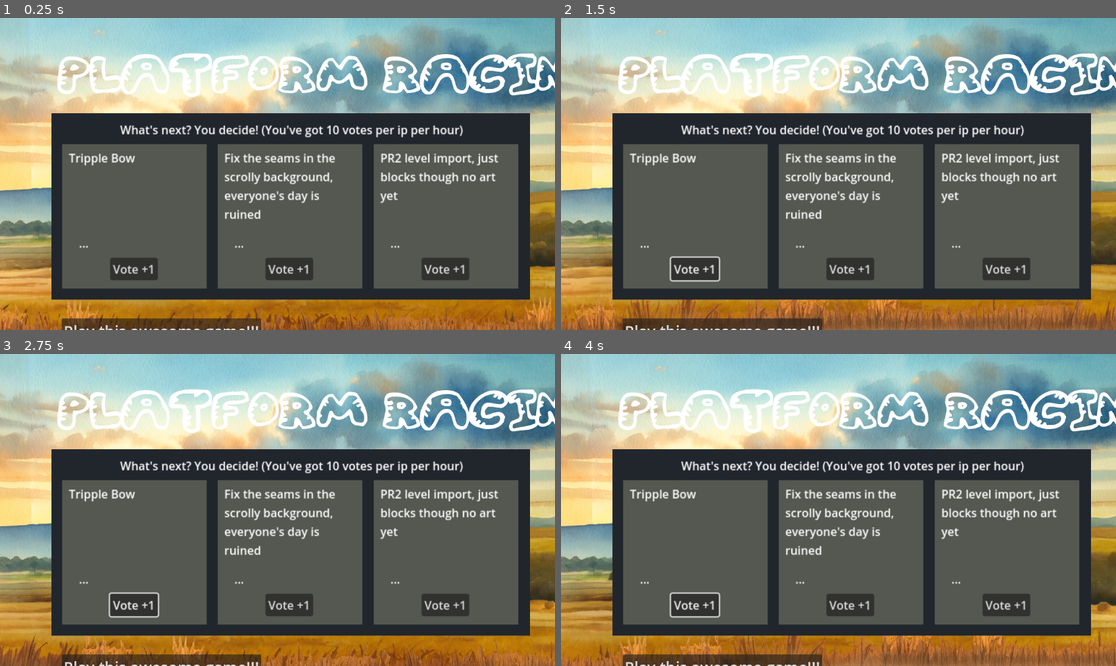
Above: before the commit, frames 1-4 (two rows, left to right).
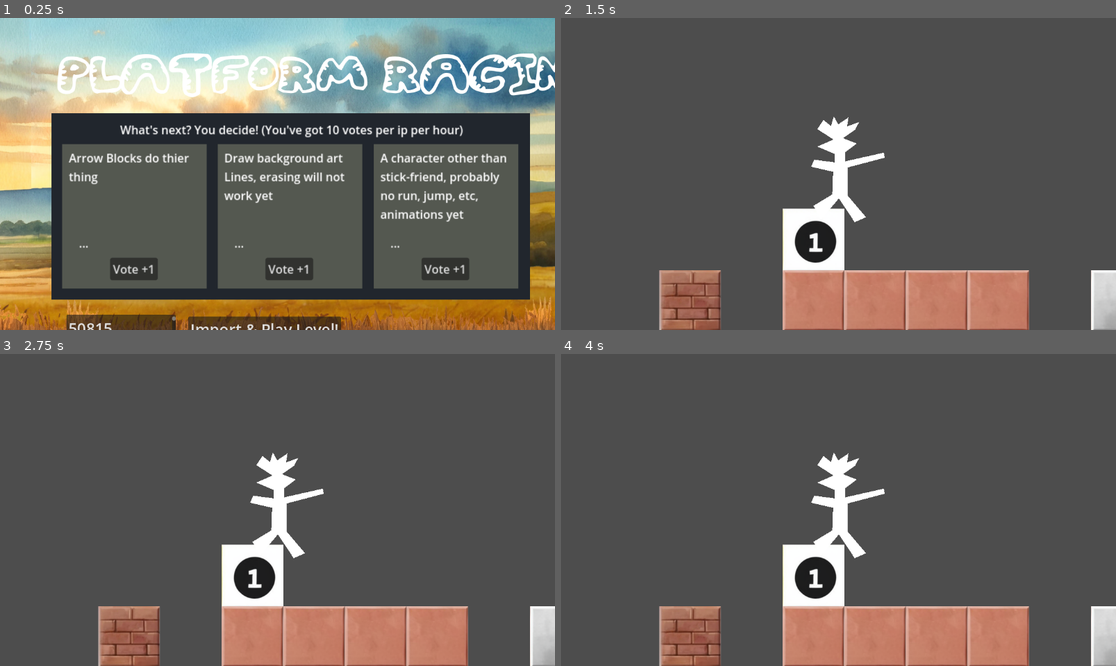
Above: after the commit, the same moments.

Repository: jacob-grahn/platform-racing-4
Game: Godot game, scene res://main/Main.tscn
The game is run twice, just before and just after one commit, with the same random seed, the same clock (stepped at 60 frames per second) and the same inputs.
Inputs (mouse positions are in pixels of both pictures, inside the frame that each line leads up to):
- Up to frame 1 (0.25 s): no input
- Up to frame 2 (1.5 s): click "Vote +1" at 0.5 s; click (827, 329) at 1.25 s, where only the run after the commit has a clickable "Import & Play Level!"
- Up to frame 3 (2.75 s): hold Right (ui_right) from 2.03 s (still down); tap Up (ui_up) at 2.27 s
- Up to frame 4 (4 s): tap Up (ui_up) at 3.02 s; release Right (ui_right) at 3.53 s; hold Left (ui_left) from 3.53 s (still down)

The runs differ from the first frame. In frame 1, 4.2% of the frame differs, in the area x 11-92%, y 43-100%; in frame 2, 72%; in frame 3, 72%, in the area x 0-100%, y 0-100%; in frame 4, 72%.
Error before the commit: Invalid call. Nonexistent function 'get' in base 'Nil'. (res://pages/title/voter/Voter.gd:40)

Commit message:
load pr2 levels in the client

Diff:
--- a/client/main/Main.gd
+++ b/client/main/Main.gd
@@ -1,12 +1,12 @@
 extends Node2D
 
-const Title = preload("res://pages/title/Title.tscn")
-const Game = preload("res://pages/game/Game.tscn")
+const TitlePage = preload("res://pages/title/Title.tscn")
+const GamePage = preload("res://pages/game/Game.tscn")
 var current_scene: Node2D
 
 
 func _ready():
-	set_scene("Title")
+	set_scene("TitlePage")
 
 
 func set_scene(scene_name: String):
--- a/client/main/Main.tscn
+++ b/client/main/Main.tscn
@@ -1,9 +1,6 @@
-[gd_scene load_steps=3 format=3 uid="uid://dg03wcevvcaqu"]
+[gd_scene load_steps=2 format=3 uid="uid://dg03wcevvcaqu"]
 
 [ext_resource type="Script" path="res://main/Main.gd" id="1_qakdu"]
-[ext_resource type="PackedScene" uid="uid://ds0tdvidrivuk" path="res://singletons/jukebox/Jukebox.tscn" id="2_42l57"]
 
 [node name="Main" type="Node2D"]
 script = ExtResource("1_qakdu")
-
-[node name="Jukebox" parent="." instance=ExtResource("2_42l57")]
--- a/client/pages/game/CharacterBody2D.gd
+++ b/client/pages/game/CharacterBody2D.gd
@@ -1,14 +1,17 @@
 extends CharacterBody2D
 
 
-const SPEED = 500.0
+const SPEED = 600.0
 const JUMP_VELOCITY = -800.0
 
 # Get the gravity from the project settings to be synced with RigidBody nodes.
 var gravity = ProjectSettings.get_setting("physics/2d/default_gravity")
-
+var active = false
 
 func _physics_process(delta):
+	if !active:
+		return
+
 	# Add the gravity.
 	if not is_on_floor():
 		velocity.y += gravity * delta
@@ -16,6 +19,10 @@
 	# Handle jump.
 	if Input.is_action_just_pressed("ui_up") and is_on_floor():
 		velocity.y = JUMP_VELOCITY
+
+	# Lame super jump
+	if Input.is_action_just_pressed("ui_down") and is_on_floor():
+		velocity.y = JUMP_VELOCITY * 3
 
 	# Get the input direction and handle the movement/deceleration.
 	# As good practice, you should replace UI actions with custom gameplay actions.
--- a/client/pages/game/Game.gd
+++ b/client/pages/game/Game.gd
@@ -1,5 +1,42 @@
 extends Node2D
+class_name Game
+
+static var pr2_level_id
 
 
 func _ready():
-	pass # Replace with function body.
+	$HTTPRequest.request_completed.connect(self._http_request_completed)
+	if pr2_level_id:
+		var error = $HTTPRequest.request(Helpers.get_base_url() + "/api/pr2/level/" + pr2_level_id)
+		if error != OK:
+			push_error("An error occurred in the HTTP request.")
+
+func _http_request_completed(result, response_code, headers, body):
+	var json = JSON.new()
+	json.parse(body.get_string_from_utf8())
+	var response = json.get_data()
+	if !response:
+		return
+	if response.get("error", ''):
+		return
+
+	var tile_layer = response.layers[0]
+	var chunks = tile_layer.chunks
+	for chunk in chunks:
+		for i:int in chunk.data.size():
+			var tile_type:int = chunk.data[i] - 1
+			if tile_type == -1:
+				continue
+			var layer = 0
+			var coords = Vector2i(chunk.x + (i % int(chunk.width)), chunk.y + (i / int(chunk.width)))
+			var source_id = 0
+			var atlas_coords = Vector2i(tile_type % 10, tile_type / 10)
+			var alternative_tile = 0
+			# print(tile_type, ' ', coords, ' ', atlas_coords)
+			$TileMap.set_cell(layer, coords, source_id, atlas_coords, alternative_tile)
+			if tile_type == 11:
+				print('found start pos ', coords)
+				$CharacterBody2D.position = Vector2(coords.x * 128, coords.y * 128)
+
+
+	$CharacterBody2D.active = true
--- a/client/pages/game/Game.tscn
+++ b/client/pages/game/Game.tscn
@@ -1,135 +1,8 @@
-[gd_scene load_steps=7 format=3 uid="uid://ro82b48ln0gj"]
+[gd_scene load_steps=5 format=3 uid="uid://ro82b48ln0gj"]
 
 [ext_resource type="Script" path="res://pages/game/Game.gd" id="1_cq41v"]
-[ext_resource type="Texture2D" uid="uid://biychvjet5htu" path="res://pages/game/tileatlas.png" id="2_7toff"]
+[ext_resource type="TileSet" uid="uid://88sly8e3w83r" path="res://pages/game/pr2-tilemap.tres" id="2_bvyfc"]
 [ext_resource type="Script" path="res://pages/game/CharacterBody2D.gd" id="3_teocc"]
-
-[sub_resource type="TileSetAtlasSource" id="TileSetAtlasSource_3tn7e"]
-resource_name = "classic"
-texture = ExtResource("2_7toff")
-texture_region_size = Vector2i(128, 128)
-1:0/0 = 0
-1:0/0/physics_layer_0/linear_velocity = Vector2(0, 0)
-1:0/0/physics_layer_0/angular_velocity = 0.0
-1:0/0/physics_layer_0/polygon_0/points = PackedVector2Array(-64, -64, 64, -64, 64, 64, -64, 64)
-2:0/0 = 0
-2:0/0/physics_layer_0/linear_velocity = Vector2(0, 0)
-2:0/0/physics_layer_0/angular_velocity = 0.0
-2:0/0/physics_layer_0/polygon_0/points = PackedVector2Array(-64, -64, 64, -64, 64, 64, -64, 64)
-3:0/0 = 0
-3:0/0/physics_layer_0/linear_velocity = Vector2(0, 0)
-3:0/0/physics_layer_0/angular_velocity = 0.0
-3:0/0/physics_layer_0/polygon_0/points = PackedVector2Array(-64, -64, 64, -64, 64, 64, -64, 64)
-0:0/0 = 0
-0:0/0/physics_layer_0/linear_velocity = Vector2(0, 0)
-0:0/0/physics_layer_0/angular_velocity = 0.0
-0:0/0/physics_layer_0/polygon_0/points = PackedVector2Array(-64, -64, 64, -64, 64, 64, -64, 64)
-4:0/0 = 0
-4:0/0/physics_layer_0/linear_velocity = Vector2(0, 0)
-4:0/0/physics_layer_0/angular_velocity = 0.0
-4:0/0/physics_layer_0/polygon_0/points = PackedVector2Array(-64, -64, 64, -64, 64, 64, -64, 64)
-0:1/0 = 0
-0:1/0/physics_layer_0/linear_velocity = Vector2(0, 0)
-0:1/0/physics_layer_0/angular_velocity = 0.0
-0:1/0/physics_layer_0/polygon_0/points = PackedVector2Array(-62, -62, 62, -62, 62, 62, -62, 62)
-1:1/0 = 0
-1:1/0/physics_layer_0/linear_velocity = Vector2(0, 0)
-1:1/0/physics_layer_0/angular_velocity = 0.0
-2:1/0 = 0
-2:1/0/physics_layer_0/linear_velocity = Vector2(0, 0)
-2:1/0/physics_layer_0/angular_velocity = 0.0
-3:1/0 = 0
-3:1/0/physics_layer_0/linear_velocity = Vector2(0, 0)
-3:1/0/physics_layer_0/angular_velocity = 0.0
-4:1/0 = 0
-4:1/0/physics_layer_0/linear_velocity = Vector2(0, 0)
-4:1/0/physics_layer_0/angular_velocity = 0.0
-0:2/0 = 0
-0:2/0/physics_layer_0/linear_velocity = Vector2(0, 0)
-0:2/0/physics_layer_0/angular_velocity = 0.0
-1:2/0 = 0
-1:2/0/physics_layer_0/linear_velocity = Vector2(0, 0)
-1:2/0/physics_layer_0/angular_velocity = 0.0
-1:2/0/physics_layer_0/polygon_0/points = PackedVector2Array(-64, -64, 64, -64, 64, 64, -64, 64)
-2:2/0 = 0
-2:2/0/physics_layer_0/linear_velocity = Vector2(0, 0)
-2:2/0/physics_layer_0/angular_velocity = 0.0
-2:2/0/physics_layer_0/polygon_0/points = PackedVector2Array(-64, -64, 64, -64, 64, 64, -64, 64)
-0:3/0 = 0
-0:3/0/physics_layer_0/linear_velocity = Vector2(0, 0)
-0:3/0/physics_layer_0/angular_velocity = 0.0
-3:2/0 = 0
-3:2/0/physics_layer_0/linear_velocity = Vector2(0, 0)
-3:2/0/physics_layer_0/angular_velocity = 0.0
-3:2/0/physics_layer_0/polygon_0/points = PackedVector2Array(-64, -64, 64, -64, 64, 64, -64, 64)
-4:2/0 = 0
-4:2/0/physics_layer_0/linear_velocity = Vector2(0, 0)
-4:2/0/physics_layer_0/angular_velocity = 0.0
-5:2/0 = 0
-5:2/0/physics_layer_0/linear_velocity = Vector2(0, 0)
-5:2/0/physics_layer_0/angular_velocity = 0.0
-5:2/0/physics_layer_0/polygon_0/points = PackedVector2Array(-64, -64, 64, -64, 64, 64, -64, 64)
-6:2/0 = 0
-6:2/0/physics_layer_0/linear_velocity = Vector2(0, 0)
-6:2/0/physics_layer_0/angular_velocity = 0.0
-6:2/0/physics_layer_0/polygon_0/points = PackedVector2Array(-64, -64, 64, -64, 64, 64, -64, 64)
-7:2/0 = 0
-7:2/0/physics_layer_0/linear_velocity = Vector2(0, 0)
-7:2/0/physics_layer_0/angular_velocity = 0.0
-7:2/0/physics_layer_0/polygon_0/points = PackedVector2Array(-64, -64, 64, -64, 64, 64, -64, 64)
-8:2/0 = 0
-8:2/0/physics_layer_0/linear_velocity = Vector2(0, 0)
-8:2/0/physics_layer_0/angular_velocity = 0.0
-8:2/0/physics_layer_0/polygon_0/points = PackedVector2Array(-64, -64, 64, -64, 64, 64, -64, 64)
-9:2/0 = 0
-9:2/0/physics_layer_0/linear_velocity = Vector2(0, 0)
-9:2/0/physics_layer_0/angular_velocity = 0.0
-9:2/0/physics_layer_0/polygon_0/points = PackedVector2Array(-64, -64, 64, -64, 64, 64, -64, 64)
-9:1/0 = 0
-9:1/0/physics_layer_0/linear_velocity = Vector2(0, 0)
-9:1/0/physics_layer_0/angular_velocity = 0.0
-9:1/0/physics_layer_0/polygon_0/points = PackedVector2Array(-64, -64, 64, -64, 64, 64, -64, 64)
-8:1/0 = 0
-8:1/0/physics_layer_0/linear_velocity = Vector2(0, 0)
-8:1/0/physics_layer_0/angular_velocity = 0.0
-8:1/0/physics_layer_0/polygon_0/points = PackedVector2Array(-64, -64, 64, -64, 64, 64, -64, 64)
-7:1/0 = 0
-7:1/0/physics_layer_0/linear_velocity = Vector2(0, 0)
-7:1/0/physics_layer_0/angular_velocity = 0.0
-7:1/0/physics_layer_0/polygon_0/points = PackedVector2Array(-64, -64, 64, -64, 64, 64, -64, 64)
-6:1/0 = 0
-6:1/0/physics_layer_0/linear_velocity = Vector2(0, 0)
-6:1/0/physics_layer_0/angular_velocity = 0.0
-6:1/0/physics_layer_0/polygon_0/points = PackedVector2Array(-64, -64, 64, -64, 64, 64, -64, 64)
-5:1/0 = 0
-5:1/0/physics_layer_0/linear_velocity = Vector2(0, 0)
-5:1/0/physics_layer_0/angular_velocity = 0.0
-5:1/0/physics_layer_0/polygon_0/points = PackedVector2Array(-64, -64, 64, -64, 64, 64, -64, 64)
-5:0/0 = 0
-5:0/0/physics_layer_0/linear_velocity = Vector2(0, 0)
-5:0/0/physics_layer_0/angular_velocity = 0.0
-5:0/0/physics_layer_0/polygon_0/points = PackedVector2Array(-64, -64, 64, -64, 64, 64, -64, 64)
-6:0/0 = 0
-6:0/0/physics_layer_0/linear_velocity = Vector2(0, 0)
-6:0/0/physics_layer_0/angular_velocity = 0.0
-6:0/0/physics_layer_0/polygon_0/points = PackedVector2Array(-64, -64, 64, -64, 64, 64, -64, 64)
-7:0/0 = 0
-7:0/0/physics_layer_0/linear_velocity = Vector2(0, 0)
-7:0/0/physics_layer_0/angular_velocity = 0.0
-7:0/0/physics_layer_0/polygon_0/points = PackedVector2Array(-64, -64, 64, -64, 64, 64, -64, 64)
-8:0/0 = 0
-8:0/0/physics_layer_0/linear_velocity = Vector2(0, 0)
-8:0/0/physics_layer_0/angular_velocity = 0.0
-8:0/0/physics_layer_0/polygon_0/points = PackedVector2Array(-64, -64, 64, -64, 64, 64, -64, 64)
-9:0/0 = 0
-9:0/0/physics_layer_0/linear_velocity = Vector2(0, 0)
-9:0/0/physics_layer_0/angular_velocity = 0.0
-9:0/0/physics_layer_0/polygon_0/points = PackedVector2Array(-64, -64, 64, -64, 64, 64, -64, 64)
-
-[sub_resource type="TileSet" id="TileSet_1xhy4"]
-tile_size = Vector2i(128, 128)
-physics_layer_0/collision_layer = 1
-sources/0 = SubResource("TileSetAtlasSource_3tn7e")
 
 [sub_resource type="CapsuleShape2D" id="CapsuleShape2D_jqqyi"]
 radius = 6.125
@@ -139,7 +12,7 @@
 script = ExtResource("1_cq41v")
 
 [node name="TileMap" type="TileMap" parent="."]
-tile_set = SubResource("TileSet_1xhy4")
+tile_set = ExtResource("2_bvyfc")
 format = 2
 layer_0/tile_data = PackedInt32Array(3, 0, 0, 4, 0, 0, 5, 0, 0, 6, 0, 0, 8, 65536, 0, 9, 65536, 0, 10, 65536, 0, 11, 65 …(8266 unchanged characters)…
 
@@ -157,3 +30,5 @@
 position = Vector2(3.00001, 15)
 scale = Vector2(0.711628, 0.698413)
 polygon = PackedVector2Array(9, -128, 49, -112, 15, -86, 15, -59, 128, -85, 131, -70, 23, -41, 22, 42, 76, 107, 43, 122 …(203 unchanged characters)…
+
+[node name="HTTPRequest" type="HTTPRequest" parent="."]
--- /dev/null
+++ b/client/pages/game/pr2-tilemap.tres
@@ -0,0 +1,156 @@
+[gd_resource type="TileSet" load_steps=3 format=3 uid="uid://88sly8e3w83r"]
+
+[ext_resource type="Texture2D" uid="uid://biychvjet5htu" path="res://pages/game/tileatlas.png" id="1_fm35n"]
+
+[sub_resource type="TileSetAtlasSource" id="TileSetAtlasSource_pgym4"]
+texture = ExtResource("1_fm35n")
+texture_region_size = Vector2i(128, 128)
+0:0/0 = 0
+0:0/0/physics_layer_0/linear_velocity = Vector2(0, 0)
+0:0/0/physics_layer_0/angular_velocity = 0.0
+0:0/0/physics_layer_0/polygon_0/points = PackedVector2Array(-64, -64, 64, -64, 64, 64, -64, 64)
+1:0/0 = 0
+1:0/0/physics_layer_0/linear_velocity = Vector2(0, 0)
+1:0/0/physics_layer_0/angular_velocity = 0.0
+1:0/0/physics_layer_0/polygon_0/points = PackedVector2Array(-64, -64, 64, -64, 64, 64, -64, 64)
+2:0/0 = 0
+2:0/0/physics_layer_0/linear_velocity = Vector2(0, 0)
+2:0/0/physics_layer_0/angular_velocity = 0.0
+2:0/0/physics_layer_0/polygon_0/points = PackedVector2Array(-64, -64, 64, -64, 64, 64, -64, 64)
+3:0/0 = 0
+3:0/0/physics_layer_0/linear_velocity = Vector2(0, 0)
+3:0/0/physics_layer_0/angular_velocity = 0.0
+3:0/0/physics_layer_0/polygon_0/points = PackedVector2Array(-64, -64, 64, -64, 64, 64, -64, 64)
+4:0/0 = 0
+4:0/0/physics_layer_0/linear_velocity = Vector2(0, 0)
+4:0/0/physics_layer_0/angular_velocity = 0.0
+4:0/0/physics_layer_0/polygon_0/points = PackedVector2Array(-64, -64, 64, -64, 64, 64, -64, 64)
+5:0/0 = 0
+5:0/0/physics_layer_0/linear_velocity = Vector2(0, 0)
+5:0/0/physics_layer_0/angular_velocity = 0.0
+5:0/0/physics_layer_0/polygon_0/points = PackedVector2Array(-64, -64, 64, -64, 64, 64, -64, 64)
+6:0/0 = 0
+6:0/0/physics_layer_0/linear_velocity = Vector2(0, 0)
+6:0/0/physics_layer_0/angular_velocity = 0.0
+6:0/0/physics_layer_0/polygon_0/points = PackedVector2Array(-64, -64, 64, -64, 64, 64, -64, 64)
+7:0/0 = 0
+7:0/0/physics_layer_0/linear_velocity = Vector2(0, 0)
+7:0/0/physics_layer_0/angular_velocity = 0.0
+7:0/0/physics_layer_0/polygon_0/points = PackedVector2Array(-64, -64, 64, -64, 64, 64, -64, 64)
+8:0/0 = 0
+8:0/0/physics_layer_0/linear_velocity = Vector2(0, 0)
+8:0/0/physics_layer_0/angular_velocity = 0.0
+8:0/0/physics_layer_0/polygon_0/points = PackedVector2Array(-64, -64, 64, -64, 64, 64, -64, 64)
+9:0/0 = 0
+9:0/0/physics_layer_0/linear_velocity = Vector2(0, 0)
+9:0/0/physics_layer_0/angular_velocity = 0.0
+9:0/0/physics_layer_0/polygon_0/points = PackedVector2Array(-64, -64, 64, -64, 64, 64, -64, 64)
+0:1/0 = 0
+0:1/0/physics_layer_0/linear_velocity = Vector2(0, 0)
+0:1/0/physics_layer_0/angular_velocity = 0.0
+0:1/0/physics_layer_0/polygon_0/points = PackedVector2Array(-64, -64, 64, -64, 64, 64, -64, 64)
+1:1/0 = 0
+1:1/0/physics_layer_0/linear_velocity = Vector2(0, 0)
+1:1/0/physics_layer_0/angular_velocity = 0.0
+2:1/0 = 0
+2:1/0/physics_layer_0/linear_velocity = Vector2(0, 0)
+2:1/0/physics_layer_0/angular_velocity = 0.0
+3:1/0 = 0
+3:1/0/physics_layer_0/linear_velocity = Vector2(0, 0)
+3:1/0/physics_layer_0/angular_velocity = 0.0
+4:1/0 = 0
+4:1/0/physics_layer_0/linear_velocity = Vector2(0, 0)
+4:1/0/physics_layer_0/angular_velocity = 0.0
+5:1/0 = 0
+5:1/0/physics_layer_0/linear_velocity = Vector2(0, 0)
+5:1/0/physics_layer_0/angular_velocity = 0.0
+5:1/0/physics_layer_0/polygon_0/points = PackedVector2Array(-64, -64, 64, -64, 64, 64, -64, 64)
+6:1/0 = 0
+6:1/0/physics_layer_0/linear_velocity = Vector2(0, 0)
+6:1/0/physics_layer_0/angular_velocity = 0.0
+6:1/0/physics_layer_0/polygon_0/points = PackedVector2Array(-64, -64, 64, -64, 64, 64, -64, 64)
+7:1/0 = 0
+7:1/0/physics_layer_0/linear_velocity = Vector2(0, 0)
+7:1/0/physics_layer_0/angular_velocity = 0.0
+7:1/0/physics_layer_0/polygon_0/points = PackedVector2Array(-64, -64, 64, -64, 64, 64, -64, 64)
+8:1/0 = 0
+8:1/0/physics_layer_0/linear_velocity = Vector2(0, 0)
+8:1/0/physics_layer_0/angular_velocity = 0.0
+8:1/0/physics_layer_0/polygon_0/points = PackedVector2Array(-64, -64, 64, -64, 64, 64, -64, 64)
+9:1/0 = 0
+9:1/0/physics_layer_0/linear_velocity = Vector2(0, 0)
+9:1/0/physics_layer_0/angular_velocity = 0.0
+9:1/0/physics_layer_0/polygon_0/points = PackedVector2Array(-64, -64, 64, -64, 64, 64, -64, 64)
+0:2/0 = 0
+0:2/0/physics_layer_0/linear_velocity = Vector2(0, 0)
+0:2/0/physics_layer_0/angular_velocity = 0.0
+1:2/0 = 0
+1:2/0/physics_layer_0/linear_velocity = Vector2(0, 0)
+1:2/0/physics_layer_0/angular_velocity = 0.0
+1:2/0/physics_layer_0/polygon_0/points = PackedVector2Array(-64, -64, 64, -64, 64, 64, -64, 64)
+2:2/0 = 0
+2:2/0/physics_layer_0/linear_velocity = Vector2(0, 0)
+2:2/0/physics_layer_0/angular_velocity = 0.0
+2:2/0/physics_layer_0/polygon_0/points = PackedVector2Array(-64, -64, 64, -64, 64, 64, -64, 64)
+3:2/0 = 0
+3:2/0/physics_layer_0/linear_velocity = Vector2(0, 0)
+3:2/0/physics_layer_0/angular_velocity = 0.0
+3:2/0/physics_layer_0/polygon_0/points = PackedVector2Array(-64, -64, 64, -64, 64, 64, -64, 64)
+4:2/0 = 0
+4:2/0/physics_layer_0/linear_velocity = Vector2(0, 0)
+4:2/0/physics_layer_0/angular_velocity = 0.0
+5:2/0 = 0
+5:2/0/physics_layer_0/linear_velocity = Vector2(0, 0)
+5:2/0/physics_layer_0/angular_velocity = 0.0
+5:2/0/physics_layer_0/polygon_0/points = PackedVector2Array(-64, -64, 64, -64, 64, 64, -64, 64)
+6:2/0 = 0
+6:2/0/physics_layer_0/linear_velocity = Vector2(0, 0)
+6:2/0/physics_layer_0/angular_velocity = 0.0
+6:2/0/physics_layer_0/polygon_0/points = PackedVector2Array(-64, -64, 64, -64, 64, 64, -64, 64)
+7:2/0 = 0
+7:2/0/physics_layer_0/linear_velocity = Vector2(0, 0)
+7:2/0/physics_layer_0/angular_velocity = 0.0
+7:2/0/physics_layer_0/polygon_0/points = PackedVector2Array(-64, -64, 64, -64, 64, 64, -64, 64)
+8:2/0 = 0
+8:2/0/physics_layer_0/linear_velocity = Vector2(0, 0)
+8:2/0/physics_layer_0/angular_velocity = 0.0
+8:2/0/physics_layer_0/polygon_0/points = PackedVector2Array(-64, -64, 64, -64, 64, 64, -64, 64)
+9:2/0 = 0
+9:2/0/physics_layer_0/linear_velocity = Vector2(0, 0)
+9:2/0/physics_layer_0/angular_velocity = 0.0
+9:2/0/physics_layer_0/polygon_0/points = PackedVector2Array(-64, -64, 64, -64, 64, 64, -64, 64)
+0:3/0 = 0
+0:3/0/physics_layer_0/linear_velocity = Vector2(0, 0)
+0:3/0/physics_layer_0/angular_velocity = 0.0
+1:3/0 = 0
+1:3/0/physics_layer_0/linear_velocity = Vector2(0, 0)
+1:3/0/physics_layer_0/angular_velocity = 0.0
+2:3/0 = 0
+2:3/0/physics_layer_0/linear_velocity = Vector2(0, 0)
+2:3/0/physics_layer_0/angular_velocity = 0.0
+3:3/0 = 0
+3:3/0/physics_layer_0/linear_velocity = Vector2(0, 0)
+3:3/0/physics_layer_0/angular_velocity = 0.0
+4:3/0 = 0
+4:3/0/physics_layer_0/linear_velocity = Vector2(0, 0)
+4:3/0/physics_layer_0/angular_velocity = 0.0
+5:3/0 = 0
+5:3/0/physics_layer_0/linear_velocity = Vector2(0, 0)
+5:3/0/physics_layer_0/angular_velocity = 0.0
+6:3/0 = 0
+6:3/0/physics_layer_0/linear_velocity = Vector2(0, 0)
+6:3/0/physics_layer_0/angular_velocity = 0.0
+7:3/0 = 0
+7:3/0/physics_layer_0/linear_velocity = Vector2(0, 0)
+7:3/0/physics_layer_0/angular_velocity = 0.0
+8:3/0 = 0
+8:3/0/physics_layer_0/linear_velocity = Vector2(0, 0)
+8:3/0/physics_layer_0/angular_velocity = 0.0
+9:3/0 = 0
+9:3/0/physics_layer_0/linear_velocity = Vector2(0, 0)
+9:3/0/physics_layer_0/angular_velocity = 0.0
+
+[resource]
+tile_size = Vector2i(128, 128)
+physics_layer_0/collision_layer = 1
+sources/0 = SubResource("TileSetAtlasSource_pgym4")
--- a/client/pages/title/Title.gd
+++ b/client/pages/title/Title.gd
@@ -3,9 +3,10 @@
 
 func _ready():
 	Jukebox.play('noodle-town-4')
-	$Voter.init('2024/05/06', ['Tripple Bow', 'Fix the seams in the scrolly background, everyone\'s day is ruined', 'PR2 level import, just blocks though no art yet'])
+	$Voter.init('2024/05/08', ['Arrow Blocks do thier thing', 'Draw background art Lines, erasing will not work yet', 'A character other than stick-friend, probably no run, jump, etc, animations yet'])
 	$GameButton.pressed.connect(_on_game_pressed)
 
 
 func _on_game_pressed():
-	get_node("/root/Main").set_scene("Game")
+	Game.pr2_level_id = $TextEdit.text
+	Helpers.set_scene("GamePage")
--- a/client/pages/title/Title.tscn
+++ b/client/pages/title/Title.tscn
@@ -31,9 +31,17 @@
 scale = Vector2(1.5, 1.5)
 
 [node name="GameButton" type="Button" parent="."]
-offset_left = 128.0
-offset_top = 624.0
-offset_right = 339.0
-offset_bottom = 655.0
+offset_left = 391.0
+offset_top = 620.0
+offset_right = 708.0
+offset_bottom = 673.0
 theme = SubResource("Theme_84xtq")
-text = "Play this awesome game!!!"
+text = "Import & Play Level!"
+
+[node name="TextEdit" type="TextEdit" parent="."]
+offset_left = 138.0
+offset_top = 616.0
+offset_right = 365.0
+offset_bottom = 672.0
+theme_override_font_sizes/font_size = 32
+text = "50815"
--- a/client/pages/title/voter/Voter.gd
+++ b/client/pages/title/voter/Voter.gd
@@ -11,7 +11,7 @@
 
 func init(_question: String, answers_array: Array):
 	question = _question
-	var error = $HTTPRequest.request("https://platformracing.com/api/results?question=" + question.uri_encode())
+	var error = $HTTPRequest.request(Helpers.get_base_url() + "/api/results?question=" + question.uri_encode())
 	if error != OK:
 		push_error("An error occurred in the HTTP request.")
 	else:
@@ -37,6 +37,8 @@
 	var json = JSON.new()
 	json.parse(body.get_string_from_utf8())
 	var response = json.get_data()
+	if !response:
+		return
 	if response.get("error", ''):
 		return
 	for answer_str in response.answers:
@@ -53,7 +55,7 @@
 
 	# Send vote
 	var body = JSON.new().stringify({"question": question, "answer": answer_str})
-	var error = $HTTPRequest.request("https://platformracing.com/api/vote", [], HTTPClient.METHOD_POST, body)
+	var error = $HTTPRequest.request(Helpers.get_base_url() + "/api/vote", [], HTTPClient.METHOD_POST, body)
 	if error != OK:
 		push_error("An error occurred sending vote request.")
 	else:
--- a/client/project.godot
+++ b/client/project.godot
@@ -18,6 +18,7 @@
 [autoload]
 
 Jukebox="*res://singletons/jukebox/Jukebox.tscn"
+Helpers="*res://singletons/helpers/Helpers.tscn"
 
 [rendering]
 
--- /dev/null
+++ b/client/singletons/helpers/Helpers.gd
@@ -0,0 +1,15 @@
+extends Node2D
+
+
+func get_base_url() -> String:
+	if '--local' in OS.get_cmdline_args() || OS.is_debug_build() || OS.get_environment('PR_ENV') == 'local':
+		# return 'http://localhost'
+		return 'https://dev.platformracing.com'
+	elif '--dev' in OS.get_cmdline_args() || OS.get_environment('PR_ENV') == 'dev':
+		return 'https://dev.platformracing.com'
+	else:
+		return 'https://platformracing.com'
+
+
+func set_scene(scene_name: String):
+	get_node("/root/Main").set_scene(scene_name)
--- /dev/null
+++ b/client/singletons/helpers/Helpers.tscn
@@ -0,0 +1,6 @@
+[gd_scene load_steps=2 format=3 uid="uid://c8d0mu3e6nfms"]
+
+[ext_resource type="Script" path="res://singletons/helpers/Helpers.gd" id="1_mdjjb"]
+
+[node name="Helpers" type="Node2D"]
+script = ExtResource("1_mdjjb")
